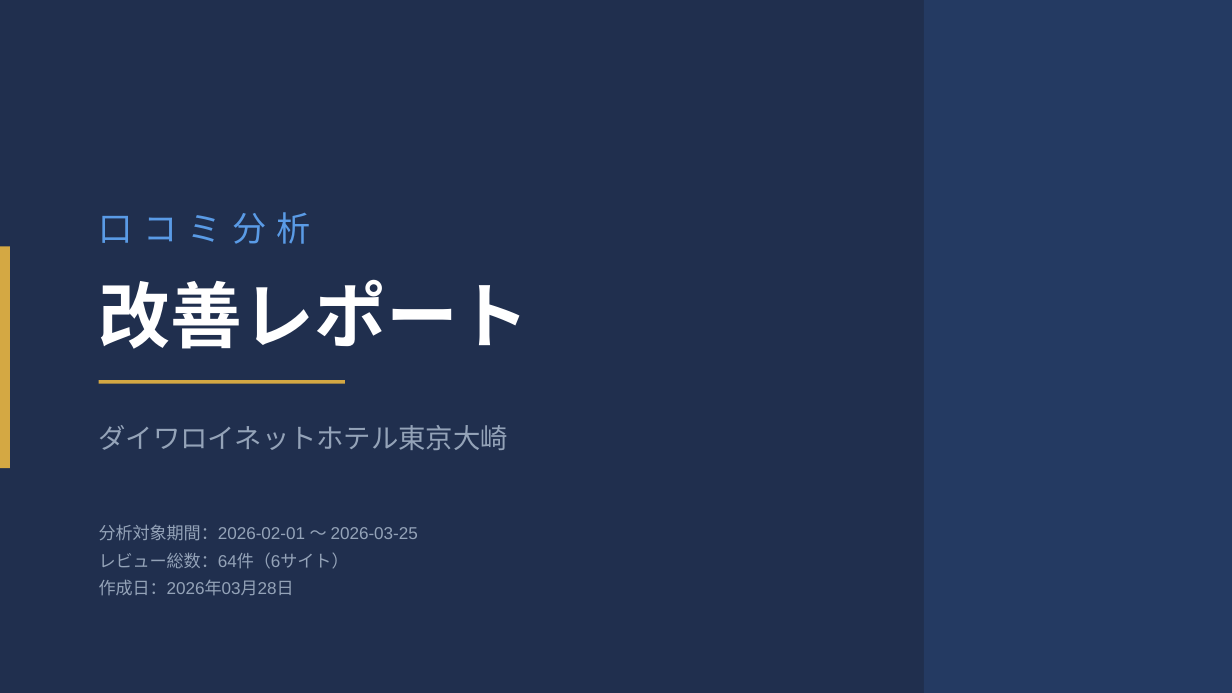
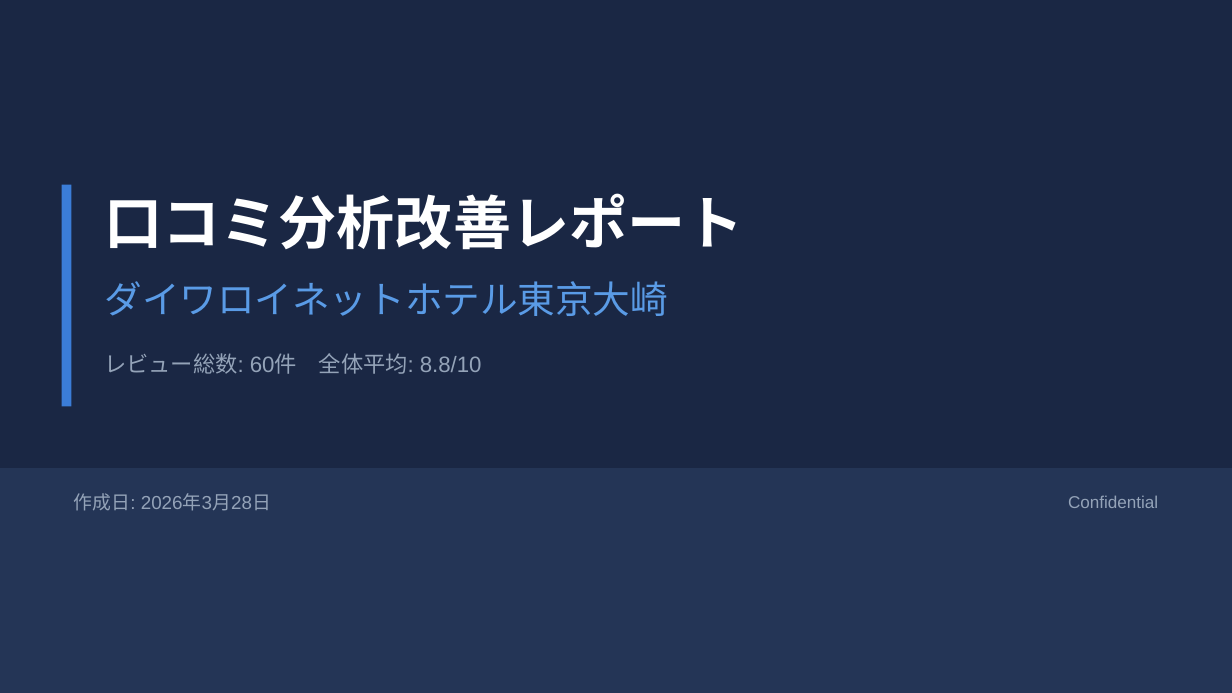
Before and after one commit to TAKAHASHIMITSUGU329/primechange-portal, a slide deck: slide 1 of 納品レポート/ホテル別レポート/daiwa_osaki_口コミ分析レポート.pptx. Drawn at 1232x693 pixels with LibreOffice and Linux fonts; fonts in the diff are those of the drawing. Boxes give left, top, right and bottom in pixels: in the first picture for what was removed or moved away, otherwise in the second. Text is boxed around its words. In the diff, an @@ line names an element or a change of style, - is before the commit and + after.

```diff
--- a/納品レポート/ホテル別レポート/daiwa_osaki_口コミ分析レポート.pptx
+++ b/納品レポート/ホテル別レポート/daiwa_osaki_口コミ分析レポート.pptx
@@ background #1A2744 to #FFFFFF @@
@@ rectangle at <box>0,0,1232,692</box>: fill #243556 at 60% opacity to #1A2744 @@
@@ rectangle removed at <box>924,0,1232,692</box> @@
@@ rectangle: place and size @@
-rectangle at <box>0,246,10,468</box>
+rectangle at <box>62,185,71,407</box>
@@ rectangle at <box>62,185,71,407</box>: fill #D4A843 to #3B7DD8 @@
@@ text at <box>104,193,743,250</box>: text changed; size 42 to 34 pt @@
-改善レポート
+口コミ分析改善レポート
@@ text removed at <box>99,212,312,244</box> @@
-口コミ分析
@@ text "ダイワロイネットホテル東京大崎": place and size @@
-text "ダイワロイネットホテル東京大崎" at <box>99,425,508,450</box>
+text "ダイワロイネットホテル東京大崎" at <box>104,281,668,316</box>
@@ text "ダイワロイネットホテル東京大崎" at <box>104,281,668,316</box>: size 16 to 22 pt, text colour #94A3B8 to #5A9BE6 @@
@@ text added at <box>104,353,482,374</box>, 13 pt, text #94A3B8 @@
+レビュー総数: 60件 全体平均: 8.8/10
@@ line removed from (99, 382) to (345, 382) @@
@@ rectangle added at <box>0,468,1232,692</box>, fill #243556 @@
@@ text at <box>74,493,271,511</box>: text changed; size 10 to 11 pt @@
-分析対象期間：2026-02-01 〜 2026-03-25
-レビュー総数：64件（6サイト）
-作成日：2026年03月28日
+作成日: 2026年3月28日
@@ text added at <box>1068,495,1158,508</box>, 10 pt, text #94A3B8 @@
+Confidential
```
Also in this commit, not shown: 5 slides added, 6 slides removed, 56 other files.
